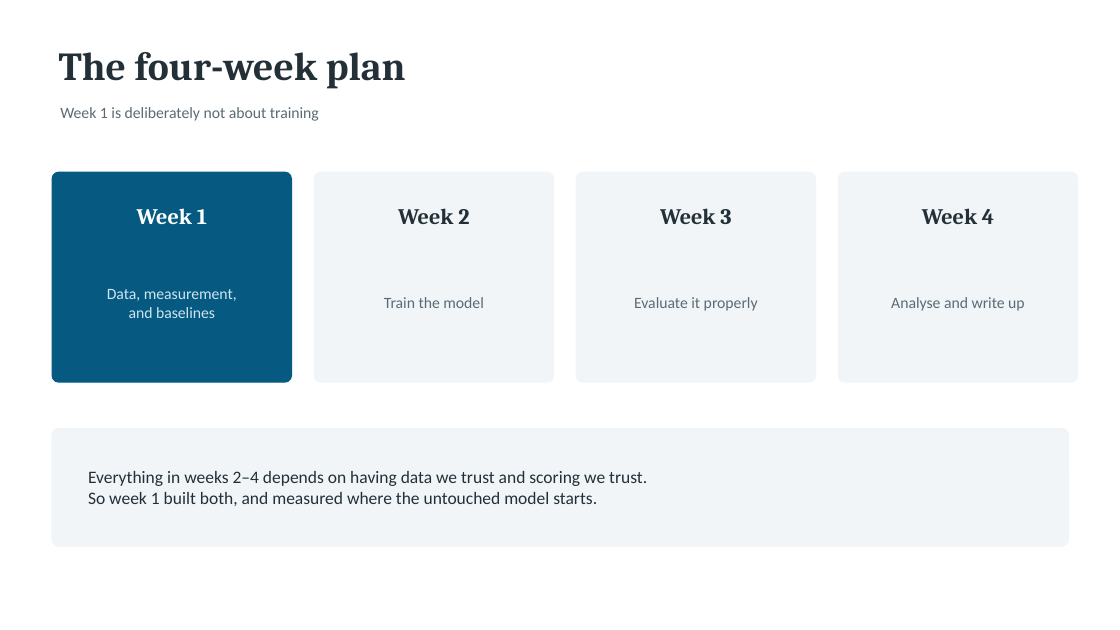
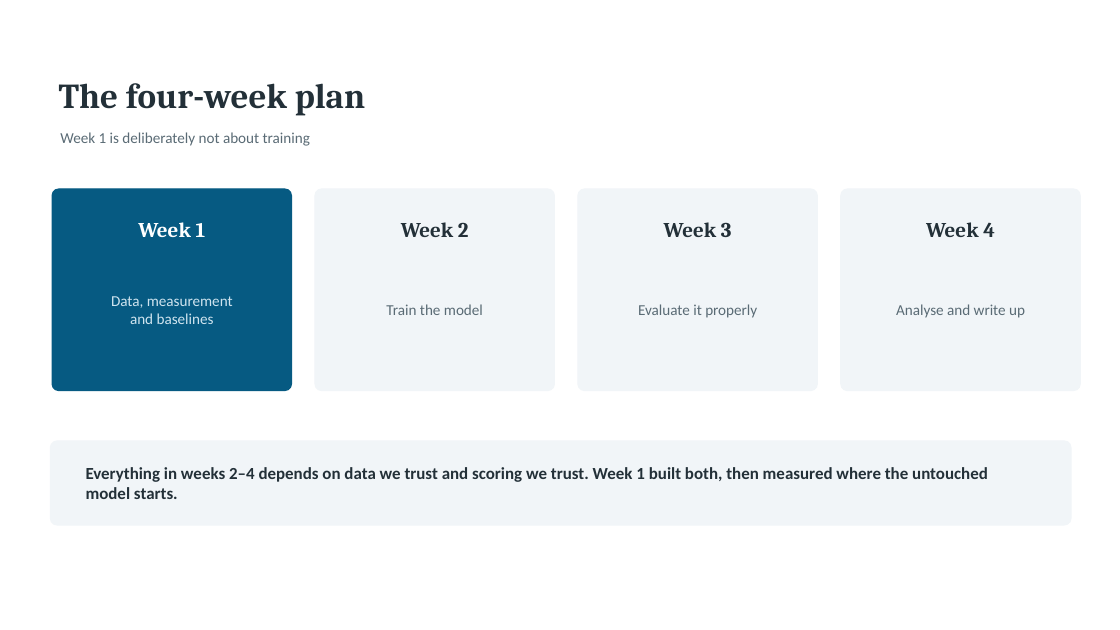
Before and after one commit to Ahmed-Elghazaly/chartqa-dual-target, a slide deck: slide 4 of presentation/ChartQA-Week1.pptx. Drawn at 1120x630 pixels with LibreOffice and Linux fonts; fonts in the diff are those of the drawing. Boxes give left, top, right and bottom in pixels: in the first picture for what was removed or moved away, otherwise in the second. Text is boxed around its words. In the diff, an @@ line names an element or a change of style, - is before the commit and + after.

```diff
--- a/presentation/ChartQA-Week1.pptx
+++ b/presentation/ChartQA-Week1.pptx
@@ text "The four-week plan": place and size @@
-text "The four-week plan" at <box>59,52,406,89</box>
+text "The four-week plan" at <box>59,83,365,116</box>
@@ text "The four-week plan" at <box>59,83,365,116</box>: size 34 to 30 pt @@
@@ size 13.5 to 13 pt in 4 elements at <box>386,304,483,315</box>, <box>638,304,757,318</box>, <box>896,304,1025,318</box>, <box>60,132,310,146</box> @@
@@ text "Week 1 is deliberately not ...": place and size @@
-text "Week 1 is deliberately not ..." at <box>60,107,319,121</box>
+text "Week 1 is deliberately not ..." at <box>60,132,310,146</box>
@@ rounded rectangle: place and size @@
-rounded rectangle at <box>52,172,292,382</box>
+rounded rectangle at <box>52,189,292,391</box>
@@ rounded rectangle: place and size @@
-rounded rectangle at <box>314,172,554,382</box>
+rounded rectangle at <box>315,189,555,391</box>
@@ rounded rectangle: place and size @@
-rounded rectangle at <box>576,172,816,382</box>
+rounded rectangle at <box>578,189,818,391</box>
@@ proportions changed in 5 elements at <box>50,441,1071,525</box>, <box>52,189,292,391</box>, <box>315,189,555,391</box>, <box>578,189,818,391</box>, <box>841,189,1081,391</box> @@
@@ rounded rectangle: place and size @@
-rounded rectangle at <box>839,172,1078,382</box>
+rounded rectangle at <box>841,189,1081,391</box>
@@ text "Week 1": place and size @@
-text "Week 1" at <box>137,208,207,224</box>
+text "Week 1" at <box>138,222,206,237</box>
@@ text "Week 2": place and size @@
-text "Week 2" at <box>398,208,469,224</box>
+text "Week 2" at <box>401,222,469,237</box>
@@ text "Week 3": place and size @@
-text "Week 3" at <box>660,208,731,224</box>
+text "Week 3" at <box>664,222,732,237</box>
@@ size 19 to 18 pt in 4 elements at <box>138,222,206,237</box>, <box>401,222,469,237</box>, <box>664,222,732,237</box>, <box>926,222,995,237</box> @@
@@ text "Week 4": place and size @@
-text "Week 4" at <box>922,208,994,224</box>
+text "Week 4" at <box>926,222,995,237</box>
@@ text "Data, measurement": place and size @@
-text "Data, measurement" at <box>107,289,237,318</box>
+text "Data, measurement" at <box>111,296,233,324</box>
@@ text "Train the model": place and size @@
-text "Train the model" at <box>384,297,483,308</box>
+text "Train the model" at <box>386,304,483,315</box>
@@ text "Evaluate it properly": place and size @@
-text "Evaluate it properly" at <box>634,297,758,311</box>
+text "Evaluate it properly" at <box>638,304,757,318</box>
@@ text "Analyse and write up": place and size @@
-text "Analyse and write up" at <box>891,297,1024,311</box>
+text "Analyse and write up" at <box>896,304,1025,318</box>
@@ text at <box>111,296,233,308</box>: text changed; size 13.5 to 13 pt @@
-Data, measurement,
+Data, measurement
@@ text at <box>130,313,214,324</box>: size 13.5 to 13 pt in "and baselines" @@
@@ rounded rectangle: place and size @@
-rounded rectangle at <box>52,429,1069,546</box>
+rounded rectangle at <box>50,441,1071,525</box>
@@ text at <box>86,467,988,499</box>: text changed; size 15 to 14.5 pt; bold on @@
-Everything in weeks 2–4 depends on having data we trust and scoring we trust.
-So week 1 built both, and measured where the untouched model starts.
+Everything in weeks 2–4 depends on data we trust and scoring we trust. Week 1 built both, then measured where the untouched model starts.
```
Also in this commit, not shown: 4 other slides changed, 15 slides added, 5 slides removed, 2 other files.
